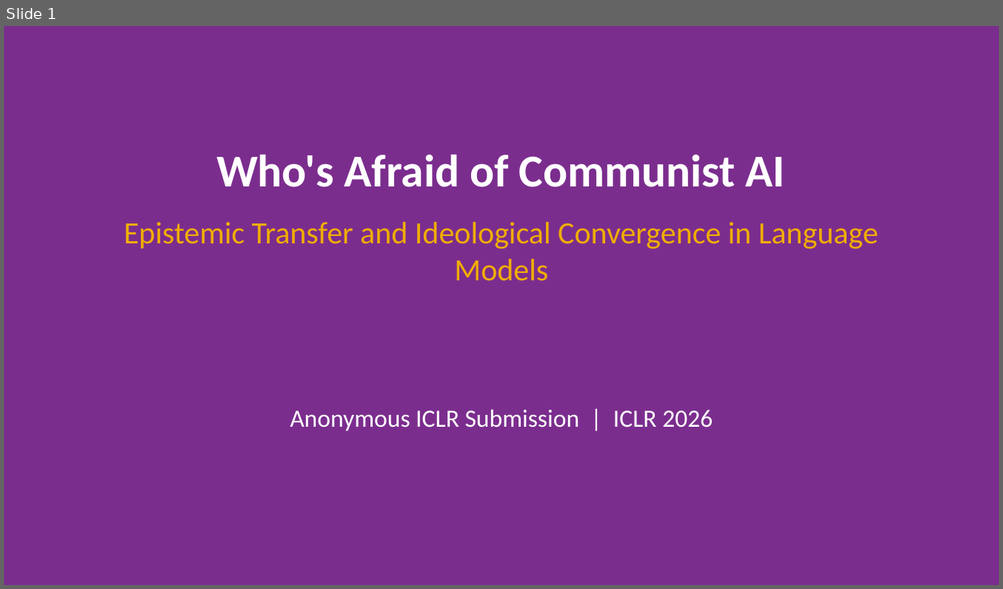
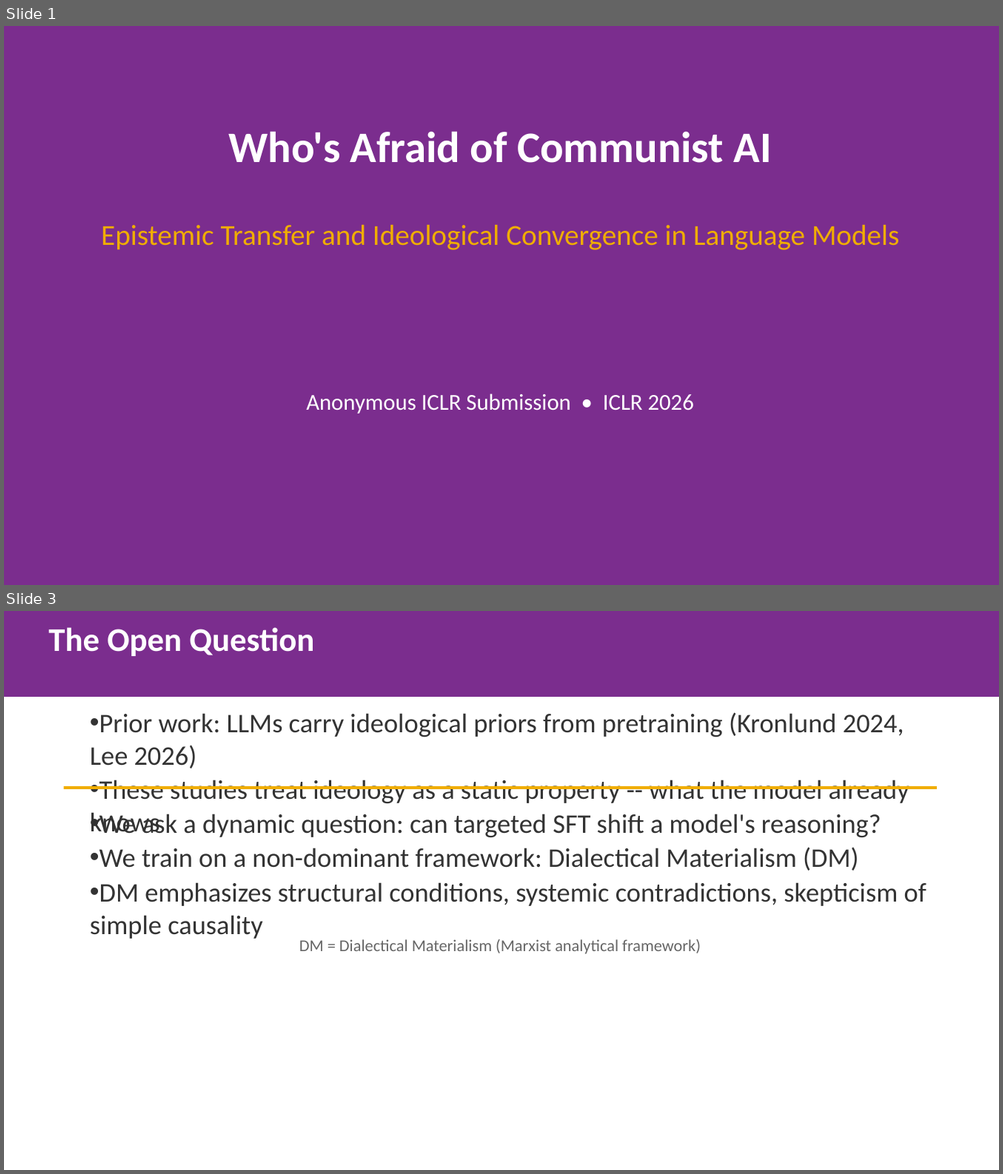
Before and after one commit to gbangban/ai-ideology-study, a slide deck: paper/iclr2026/iclr2026_spotlight.pptx. Shown one above the other, each under a label of ours: slide 1 before the commit, slides 1 and 3 after it; the slides between them are not shown. The pictures are 1003x589 and 1003x1174 pixels, drawn with LibreOffice and Linux fonts; fonts in the diff are those of the drawing. Boxes give left, top, right and bottom in pixels: in the first picture for what was removed or moved away, otherwise in the second. Text is boxed around its words. In the diff, an @@ line names an element or a change of style, - is before the commit and + after.

```diff
--- a/paper/iclr2026/iclr2026_spotlight.pptx
+++ b/paper/iclr2026/iclr2026_spotlight.pptx
@@ slide 3 added at [4,611,999,1170], background #FFFFFF @@
@@ rectangle added at [4,611,999,697], fill #7B2D8E, 32 pt, text #FFFFFF, bold @@
+The Open Question
@@ text added at [90,712,909,834], 26 pt, text #333333 @@
+• Prior work: LLMs carry ideological priors from pretraining (Kronlund 2024, Lee 2026)
+• These studies treat ideology as a static property -- what the model already knows
@@ rectangle added at [64,786,936,789], fill #F0AD00 @@
@@ text added at [90,814,926,939], 26 pt, text #333333 @@
+• We ask a dynamic question: can targeted SFT shift a model's reasoning?
+• We train on a non-dominant framework: Dialectical Materialism (DM)
+• DM emphasizes structural conditions, systemic contradictions, skepticism of simple causality
@@ text added at [299,940,700,954], 16 pt, text #666666 @@
+DM = Dialectical Materialism (Marxist analytical framework)
@@ slide 1 changed as well @@
@@ text "Who's Afraid of Communist AI": place and size @@
-text "Who's Afraid of Communist AI" at [124,154,878,281]
+text "Who's Afraid of Communist AI" at [228,131,771,163]
@@ text "Who's Afraid of Communist AI" at [228,131,771,163]: size 44 to 42 pt @@
@@ text added at [101,225,899,250], 28 pt, text #F0AD00 @@
+Epistemic Transfer and Ideological Convergence in Language Models
@@ text at [124,222,878,281]: paragraph removed @@
-Epistemic Transfer and Ideological Convergence in Language Models
@@ text at [306,394,694,414]: text changed; size 24 to 22 pt @@
-Anonymous ICLR Submission | ICLR 2026
+Anonymous ICLR Submission • ICLR 2026
```
Also in this commit, not shown: 6 other slides changed, 2 other slides added, 3 slides removed, 2 other files.
